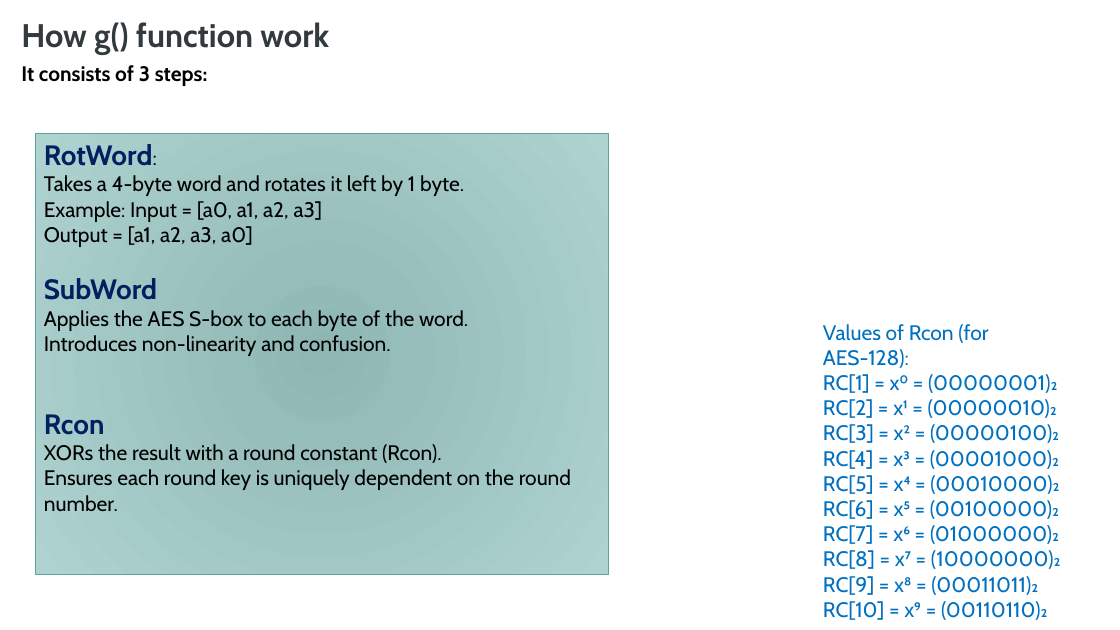
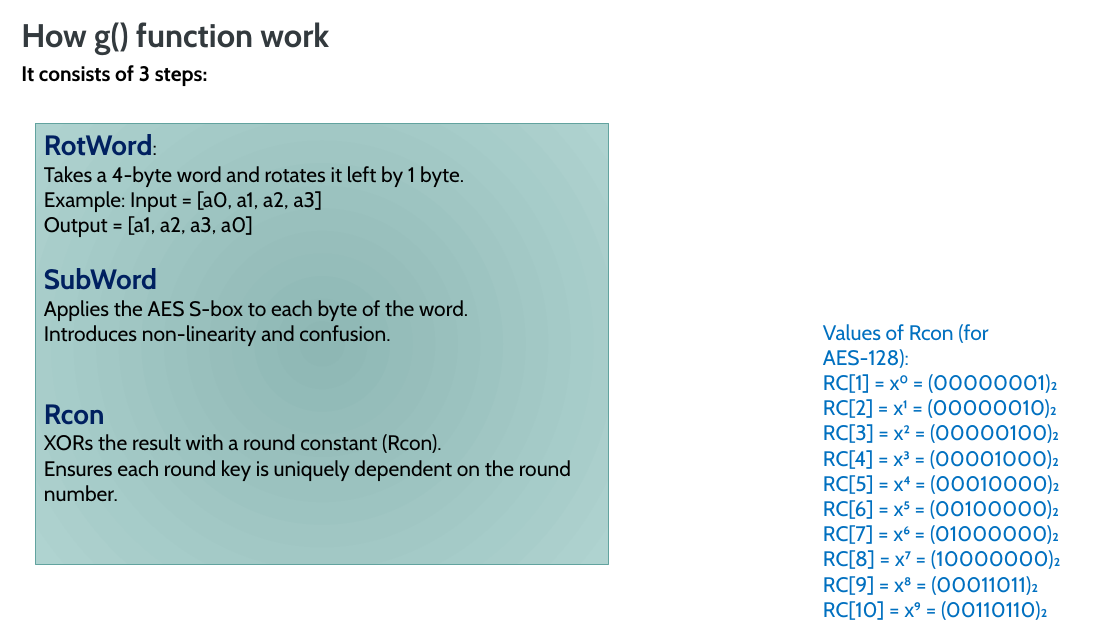
Before and after one commit to Anuragparashar01/aes, a slide deck: slide 15 of Anurag11.pptx. Drawn at 1120x630 pixels with LibreOffice and Linux fonts; fonts in the diff are those of the drawing. Boxes give left, top, right and bottom in pixels: in the first picture for what was removed or moved away, otherwise in the second. Text is boxed around its words. In the diff, an @@ line names an element or a change of style, - is before the commit and + after.

```diff
--- a/Anurag11.pptx
+++ b/Anurag11.pptx
@@ rectangle "RotWord:": place and size @@
-rectangle "RotWord:" at (35, 133, 608, 574)
+rectangle "RotWord:" at (35, 124, 608, 565)
```
Also in this commit, not shown: 9 other slides changed, 3 slides removed.
